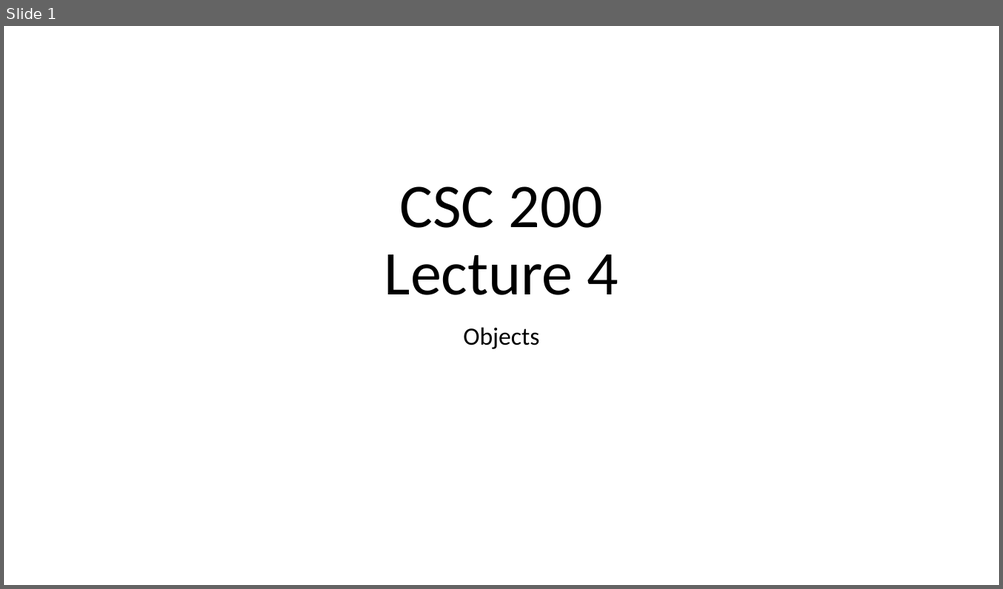
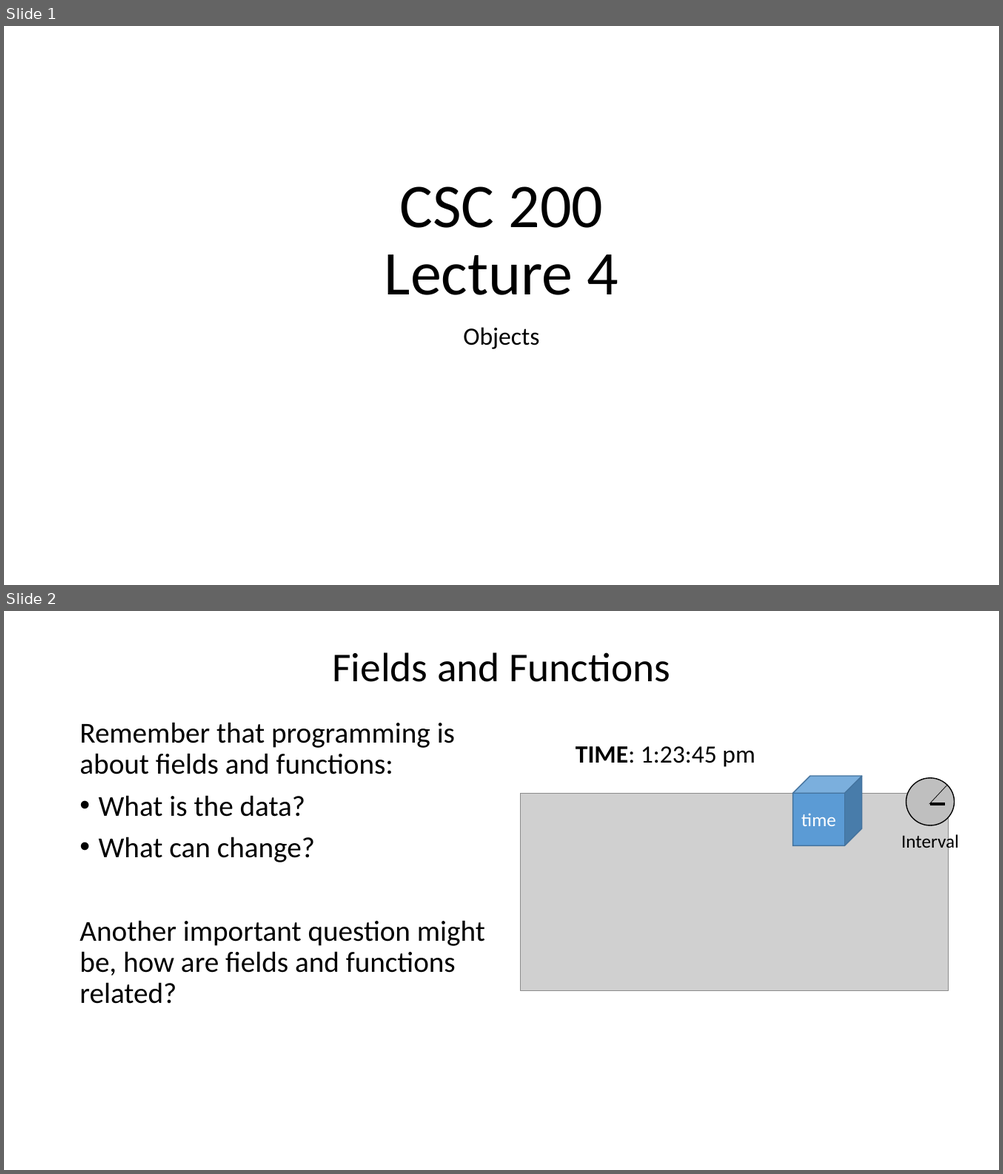
Before and after one commit to bsdillon/cs200_Spring2020, a slide deck: Lecture/Lect4-Objects.pptx. Shown one above the other, each under a label of ours: slide 1 before the commit, slides 1 and 2 after it. The pictures are 1003x589 and 1003x1174 pixels, drawn with LibreOffice and Linux fonts; fonts in the diff are those of the drawing; grey boxes stand for pictures. Boxes give left, top, right and bottom in pixels: in the first picture for what was removed or moved away, otherwise in the second. Text is boxed around its words. In the diff, an @@ line names an element or a change of style, - is before the commit and + after.

```diff
--- a/Lecture/Lect4-Objects.pptx
+++ b/Lecture/Lect4-Objects.pptx
@@ slide 2 added at <box>4,611,999,1170</box>, background #FFFFFF @@
@@ title added at <box>332,652,670,682</box>, 39.6 pt, text #000000 @@
+Fields and Functions
@@ text added at <box>79,722,485,1004</box>, 28 pt, text #000000 @@
+Remember that programming is about fields and functions:
+• What is the data?
+• What can change?
+Another important question might be, how are fields and functions related?
@@ text added at <box>575,746,754,767</box>, 24 pt, text #000000 @@
+TIME: 1:23:45 pm
@@ cube added at <box>793,776,861,846</box>, fill #5B9BD5, outline #43739E 1 pt, 18 pt, text #FFFFFF @@
+time
@@ ellipse added at <box>906,778,955,826</box>, fill #BFBFBF, outline #000000 1 pt @@
@@ line added from (929, 804) to (947, 785), #000000 0.5 pt @@
@@ picture added at <box>521,794,948,991</box> @@
@@ line added from (930, 804) to (945, 804), #000000 3 pt @@
@@ text added at <box>901,832,959,852</box>, 18 pt, text #000000 @@
+Interval
```
Also in this commit, not shown: 11 other slides added, 1 slide removed.
